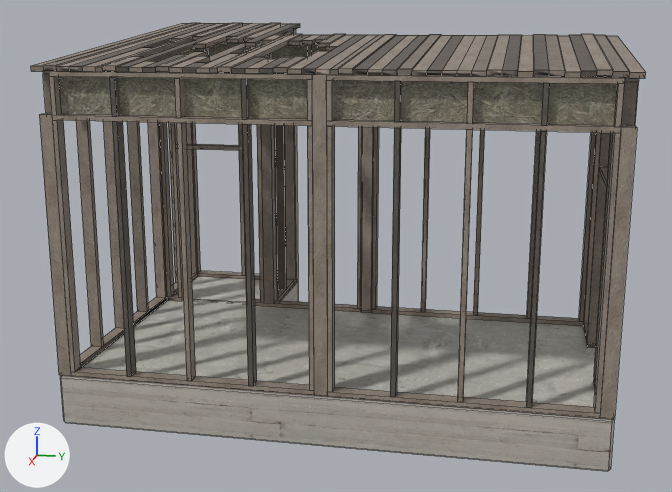
Before and after pictures for a commit that changed the FBX model Broken Dreams/Assets/3D Models/IntroLevel/Outhouse/ShedFoundation.fbx.
The view is the same before and after, from a camera (50 mm lens) standing at (11.81, -26.6, -0.19) and looking at (-0.59, -29.08, -3.29). Lighting does not change. The marker at lower left points along +X, +Y and +Z. Mesh edges are drawn as thin lines. Where no turn or scale is listed for an object, it has been applied to the vertices. Vertices at the same position are counted once.

Objects in the first picture: 'ShedFoundation'.
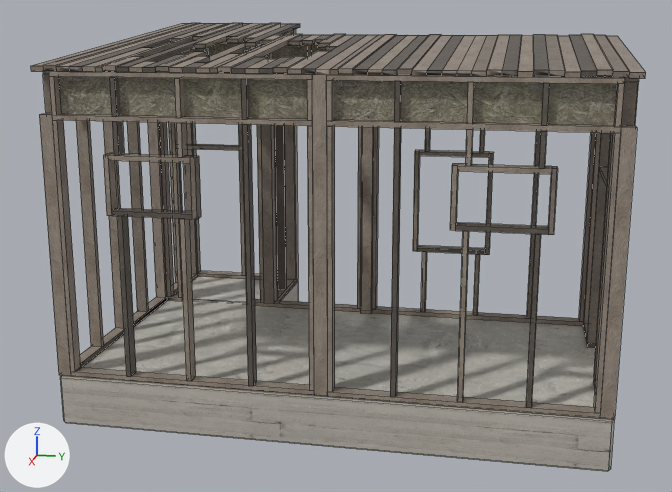
Where the change shows, as pixel boxes [x1, y1, x2, y2] in the pictures (672 x 492 px):
part 1 of me_mesh, added: after [111, 208, 192, 219]
part 2 of me_mesh, added: after [190, 156, 201, 219]
part 3 of me_mesh, added: after [455, 222, 549, 235]
part 4 of me_mesh, added: after [548, 167, 558, 235]
part 5 of me_mesh, added: after [417, 245, 485, 255]
part 6 of me_mesh, added: after [485, 152, 494, 255]
part 7 of me_mesh, added: after [103, 153, 193, 216]
part 8 of me_mesh, added: after [450, 164, 552, 231]
part 9 of me_mesh, added: after [413, 150, 489, 251]
part 10 of me_mesh, built on: [112, 121, 547, 408] in both

The edits, one by one:
me_mesh is used by ob_shedfoundation; location (-0.78, -28.81, -2.74).
me_mesh had 1396 vertices, 1190 faces and spanned x -2.5..2.5, y -3.41..3.41, z -2.47..2.47.
me_mesh now has 1542 vertices, 1291 faces and spans x -2.5..2.5, y -3.41..3.41, z -2.47..2.47.
me_mesh part 1: a new loose piece, a box spanning x 2.336..2.496, y -2.519..-1.519, z 0.268..0.328, in mat_wooda_diff (picture img_woodasat_diff_png).
me_mesh part 2: a new loose piece, a box spanning x 2.336..2.496, y -1.519..-1.459, z 0.268..0.987, in mat_wooda_diff (picture img_woodasat_diff_png).
me_mesh part 3: a new loose piece, a box spanning x 2.336..2.496, y 1.531..2.531, z 0.268..0.328, in mat_wooda_diff (picture img_woodasat_diff_png).
me_mesh part 4: a new loose piece, a box spanning x 2.336..2.496, y 2.531..2.591, z 0.268..0.987, in mat_wooda_diff (picture img_woodasat_diff_png).
me_mesh part 5: a new loose piece, a box spanning x -0.944..-0.784, y 0.751..1.751, z -0.815..-0.755, in mat_wooda_diff (picture img_woodasat_diff_png).
me_mesh part 6: a new loose piece, a box spanning x -0.944..-0.784, y 1.751..1.811, z -0.815..0.67, in mat_wooda_diff (picture img_woodasat_diff_png).
me_mesh part 7: a new loose piece of 14 vertices spanning x 2.34..2.5, y -2.58..-1.52, z 0.27..0.99, in mat_wooda_diff (picture img_woodasat_diff_png).
me_mesh part 8: a new loose piece of 14 vertices spanning x 2.34..2.5, y 1.47..2.53, z 0.27..0.99, in mat_wooda_diff (picture img_woodasat_diff_png).
me_mesh part 9: a new loose piece of 14 vertices spanning x -0.94..-0.78, y 0.69..1.75, z -0.81..0.67, in mat_wooda_diff (picture img_woodasat_diff_png).
Part 10, on me_mesh:
35 faces are deleted.
16 new vertices lie (0.0, 0.0, 2.02) away from vertices in x 2.34..2.5, y -2.44..2.46, z -1.75.
16 new vertices lie (0.0, 0.0, -0.39) away from vertices in x 2.34..2.5, y -2.44..2.46, z 1.38.
8 new vertices lie (0.0, 0.0, -0.06) away from vertices in x -0.78..2.34, y -0.07..0.09, z -1.75.
8 new vertices lie (0.0, 0.0, 0.93) away from vertices in x -0.94..-0.78, y 0.84..1.68, z -1.75.
8 new vertices lie (0.0, 0.0, -0.71) away from vertices in x -0.94..-0.78, y 0.84..1.68, z 1.38.
64 new faces join them, mat_wooda_diff (picture img_woodasat_diff_png).
